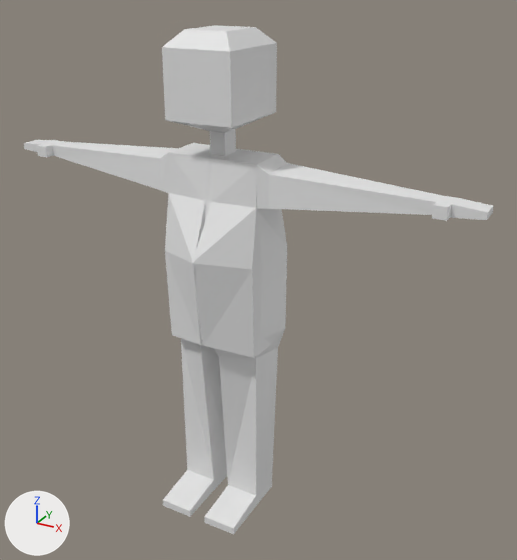
Renders of the Blender file Grandpa2.blend from each side of a commit.
The view is the same before and after, from a 50 mm camera at (6.03, -9.78, 4.41) aimed at (0.56, 0.17, -0.56). Lighting does not change. The marker at lower left points along +X, +Y and +Z. The first picture is the older version.

The scene before the commit, as lines of its bpy script (objects in view):
```python
me_cube = bpy.data.meshes.new('Cube')
me_cube.from_pydata(...)  # 68 vertices, 66 faces; spans x -1.06..5.23, y -3.21..1.36, z -3.07..1.0
me_cube.materials.append(mat_material)  # white #e7e7e7
me_cube_001 = bpy.data.meshes.new('Cube.001')
me_cube_001.from_pydata(...)  # 20 vertices, 18 faces; spans x -4.26..4.26, y -4.26..4.26, z -1.0..9.01
ob_body = bpy.data.objects.new('Body', me_cube)
ob_body.location = (0.0, 0.0, 0.0)
ob_body.scale = (0.82, 0.365, 1.64)
_m = ob_body.modifiers.new('Mirror', 'MIRROR')
ob_head = bpy.data.objects.new('Head', me_cube_001)
ob_head.location = (0.0, 0.0, 1.81)
ob_head.scale = (0.139, 0.167, 0.192)
```
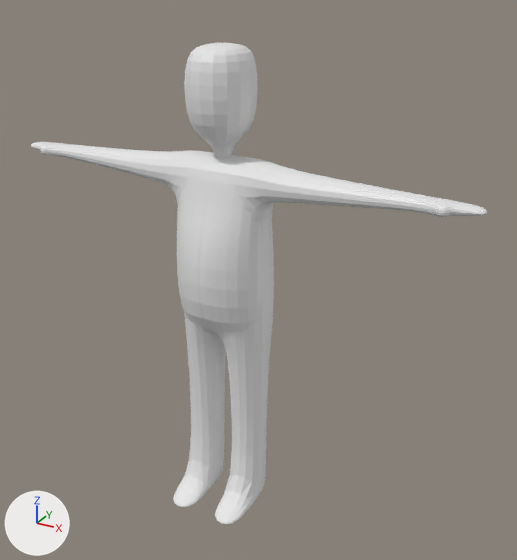
Pixel boxes [x1, y1, x2, y2] of what changed, in the pictures (517 x 560 px):
'Body', modifiers changed
    before: [24, 140, 493, 534]
    after: [31, 142, 487, 524]
'Head', moved, modifiers changed
    before: [162, 25, 277, 156]
    after: [184, 43, 258, 158]

The edits, one by one:
Object 'Body' (ob_body) gains a SUBSURF modifier named 'Subdivision'.
Object 'Head' (ob_head) moves from (0.0, 0.0, 1.81) to (0.0, 0.0, 1.62).
Object 'Head' (ob_head) gains a SUBSURF modifier named 'Subdivision'.
